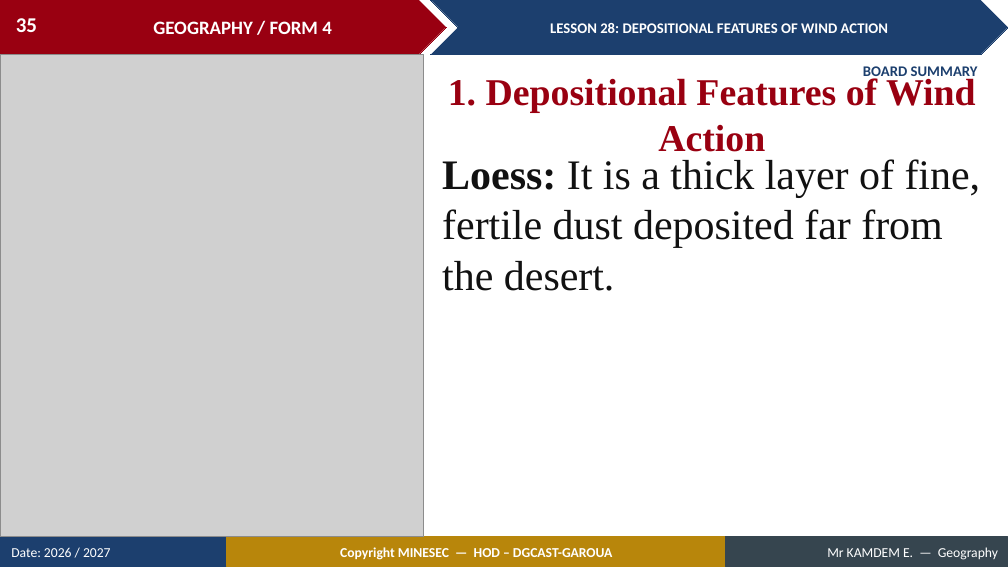
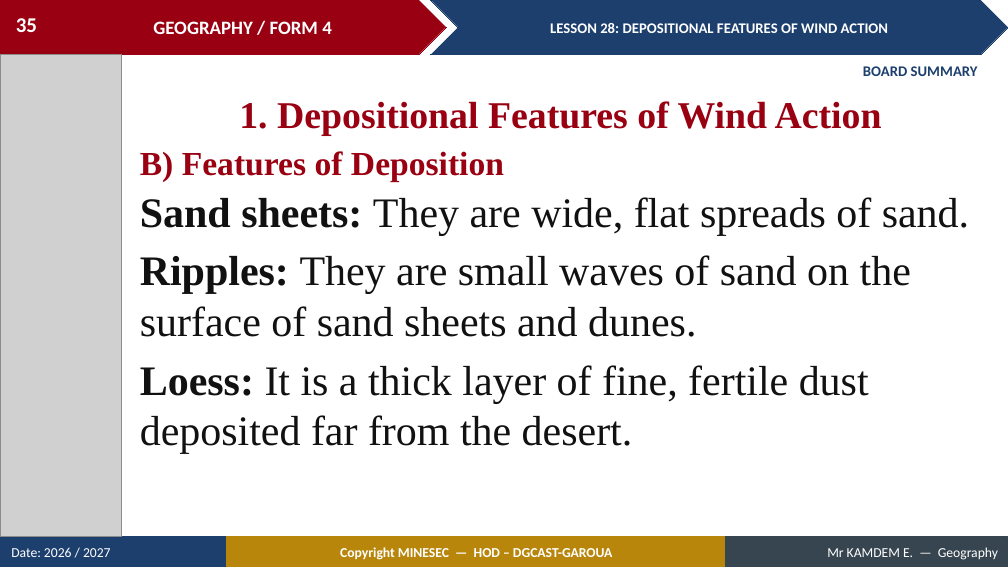
Before and after one commit to Berthautk/linea-github, a slide deck: slide 35 of lecons/F3/32_FORM4_LESSON28_Depositional_Features_Wind.pptx. Drawn at 1008x567 pixels with LibreOffice and Linux fonts; fonts in the diff are those of the drawing; grey boxes stand for pictures. Boxes give left, top, right and bottom in pixels: in the first picture for what was removed or moved away, otherwise in the second. Text is boxed around its words. In the diff, an @@ line names an element or a change of style, - is before the commit and + after.

```diff
--- a/lecons/F3/32_FORM4_LESSON28_Depositional_Features_Wind.pptx
+++ b/lecons/F3/32_FORM4_LESSON28_Depositional_Features_Wind.pptx
@@ picture: place and size @@
-picture at (0,54,423,537)
+picture at (0,54,121,537)
@@ text "1. Depositional Features of Wind ..." rewrapped from (448,78,976,152) to (239,101,882,136) @@
@@ text added at (140,151,504,182), 32 pt, text #990011, bold @@
+B) Features of Deposition
@@ text at (140,197,969,337): paragraphs added @@
+Sand sheets: They are wide, flat spreads of sand.
+Ripples: They are small waves of sand on the surface of sand sheets and dunes.
@@ text "Sand sheets: They are wide, ...": place and size @@
-text "Sand sheets: They are wide, ..." at (442,159,981,291)
+text "Sand sheets: They are wide, ..." at (140,197,969,453)
```
Also in this commit, not shown: 4 other slides changed, 3 other files.
